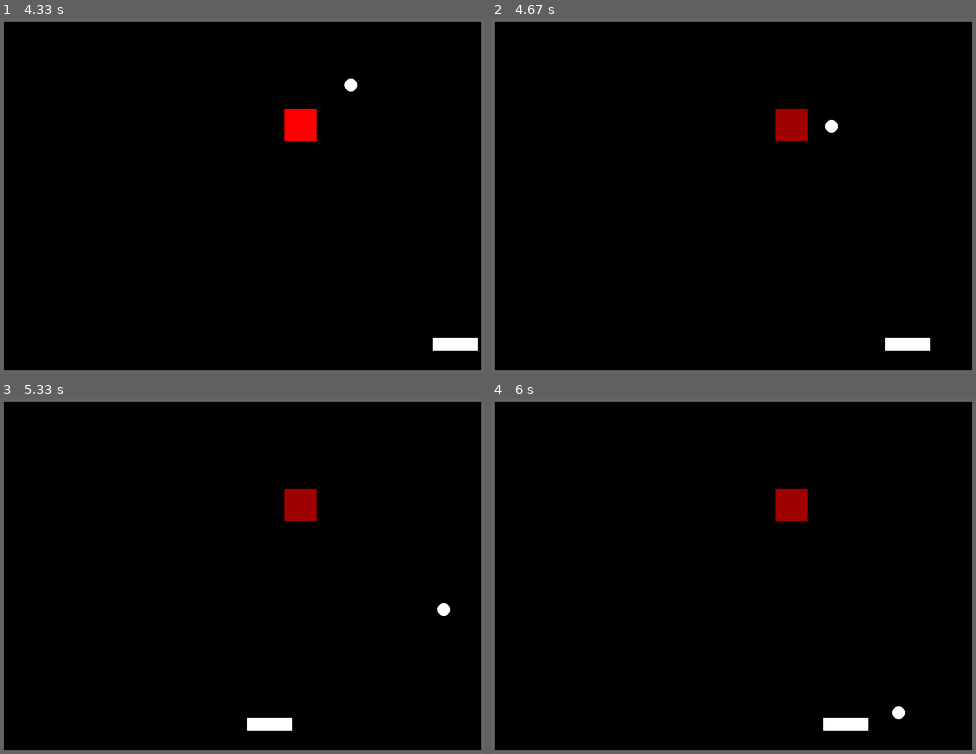
Above: before the commit, frames 1-4 (two rows, left to right).
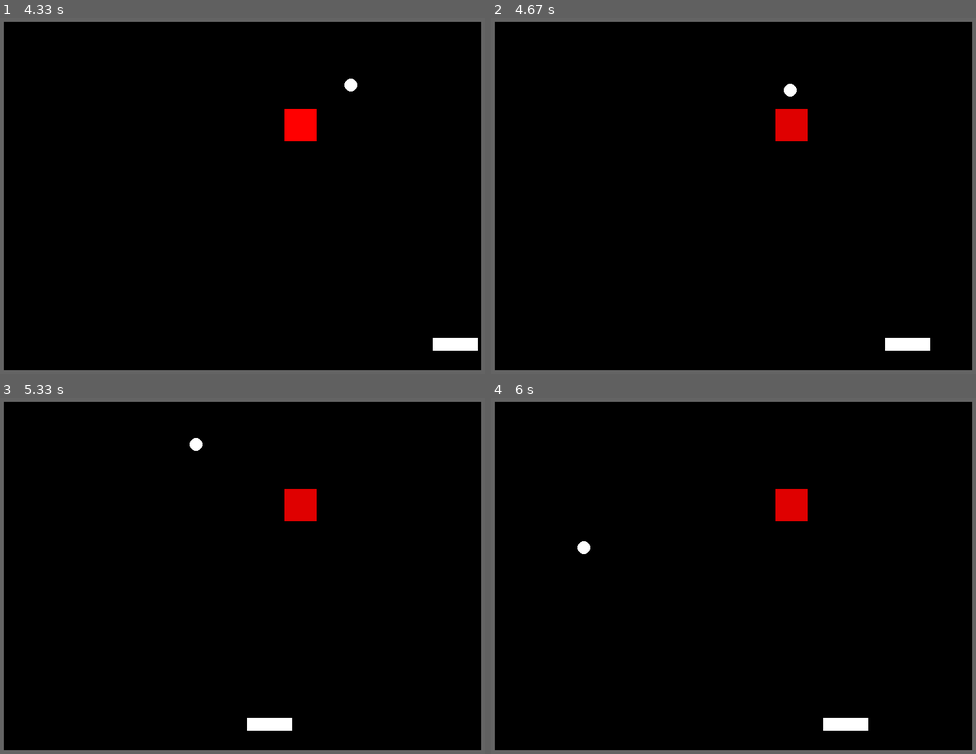
Above: after the commit, the same moments.

Repository: Gibson223/mod-5
Game: pygame game, started from py/main.py
Two runs of this game, one before a commit and one after it. Both use one fixed random seed, a clock stepped at 60 frames per second and the inputs below.
Inputs:
- Up to frame 1 (4.33 s): hold Right 0.33-0.8 s; hold Right 0.83-1.3 s; hold Left 1.33-1.87 s; hold Left 1.9-2.3 s; hold Right 2.33-2.97 s; hold Left 3-3.47 s; hold Right 3.5-3.97 s; hold Right from 4 s (still down)
- Up to frame 2 (4.67 s): release Right at 4.47 s; hold Left from 4.5 s (still down)
- Up to frame 3 (5.33 s): release Left at 5.03 s; hold Left from 5.07 s (still down)
- Up to frame 4 (6 s): release Left at 5.47 s; hold Right from 5.5 s (still down)

Frame 1 is identical in both runs. In frame 2, 0.8% of the frame differs, in the area x 58-72%, y 18-35%; in frame 3, 0.8%; in frame 4, 0.8%.

Commit message:
made it so that objects cannot collide with each other twice in 0.2 seconds

Diff:
--- a/py/main.py
+++ b/py/main.py
@@ -41,6 +41,8 @@
     GameState = GameStates.PLAYING
     global GameObj
     GameObj = Game()
+    global CollisionHandler
+    CollisionHandler = CollisionHandling()
 
 
 def main():
@@ -170,7 +172,7 @@
             self.time_until_next_block = self.addBlock()
 
         # Handle collisions
-        CollisionHandling.evaluate(self.playerBall, self.CollisionSpritesList)
+        CollisionHandler.evaluate(CollisionHandler,self.playerBall, self.CollisionSpritesList)
 
         # Note: collision handling is less broken yet once again, but the ball still disappears into the walls
         self.playerBall.update()
@@ -220,6 +222,7 @@
             return 0
 
 class CollisionHandling:
+
     """
     Abstract class containing collision handling functions
     """
@@ -228,11 +231,22 @@
     # The old function will behave unpredictably when the ball's speed is high
     # The new function is bad at detecting collisions on small sides of a large rectangle.
 
+    def __init__(self):
+        self.next_collision_exclusion=[]
+        self.next_collision_exclusion_time=[]
+
     @staticmethod
-    def evaluate(ballObj, collisionSpritesList):
+    def evaluate(self,ballObj, collisionSpritesList):
         """
         Detect collisions, check findBounceIsVertical and objects.Ball.bounce()
         """
+        index=0
+        for col_timer in self.next_collision_exclusion_time:
+            if time.time()>col_timer:
+                del self.next_collision_exclusion[index]
+                del self.next_collision_exclusion_time[index]
+            index+=1
+
         collisions = pygame.sprite.spritecollide(ballObj, collisionSpritesList, False)
 
         # If no collisions happen
@@ -244,23 +258,26 @@
         # If there are collisions iterate through them
         # print(len(collisions), " collisions this frame")
         for c in collisions:
-            if isinstance(c, objects.Block):
-                c_newhp = c.reduceHP(ballObj.xspeed, ballObj.yspeed)
-                if c_newhp <= 0:
-                    GameObj.removeblock(c)
-
-
-            isVertical_old = CollisionHandling.findBounceIsVertical_old(ballObj, c)
-            isVertical = CollisionHandling.findBounceIsVertical(ballObj, c)
-            if (isVertical != isVertical_old):
-                # This print statement can be used to inspect discrepancies between the two
-                # print("old vertical %s, new vertical %s" % (isVertical_old, isVertical))
-                pass
-
-            ballObj.bounce(isVertical)  # or change to the old one
-
-            # Should be handled at the object collided with, not here
-            AudioObj.playSound('bounce')
+            if c not in self.next_collision_exclusion:
+                if isinstance(c, objects.Block):
+                    c_newhp = c.reduceHP(ballObj.xspeed, ballObj.yspeed)
+                    if c_newhp <= 0:
+                        GameObj.removeblock(c)
+
+
+                isVertical_old = CollisionHandling.findBounceIsVertical_old(ballObj, c)
+                isVertical = CollisionHandling.findBounceIsVertical(ballObj, c)
+                if (isVertical != isVertical_old):
+                    # This print statement can be used to inspect discrepancies between the two
+                    # print("old vertical %s, new vertical %s" % (isVertical_old, isVertical))
+                    pass
+
+                ballObj.bounce(isVertical)  # or change to the old one
+
+                # Should be handled at the object collided with, not here
+                AudioObj.playSound('bounce')
+                self.next_collision_exclusion.append(c)
+                self.next_collision_exclusion_time.append(time.time()+0.2)
 
     @staticmethod
     def findBounceIsVertical(ballObj, collisionObj):
